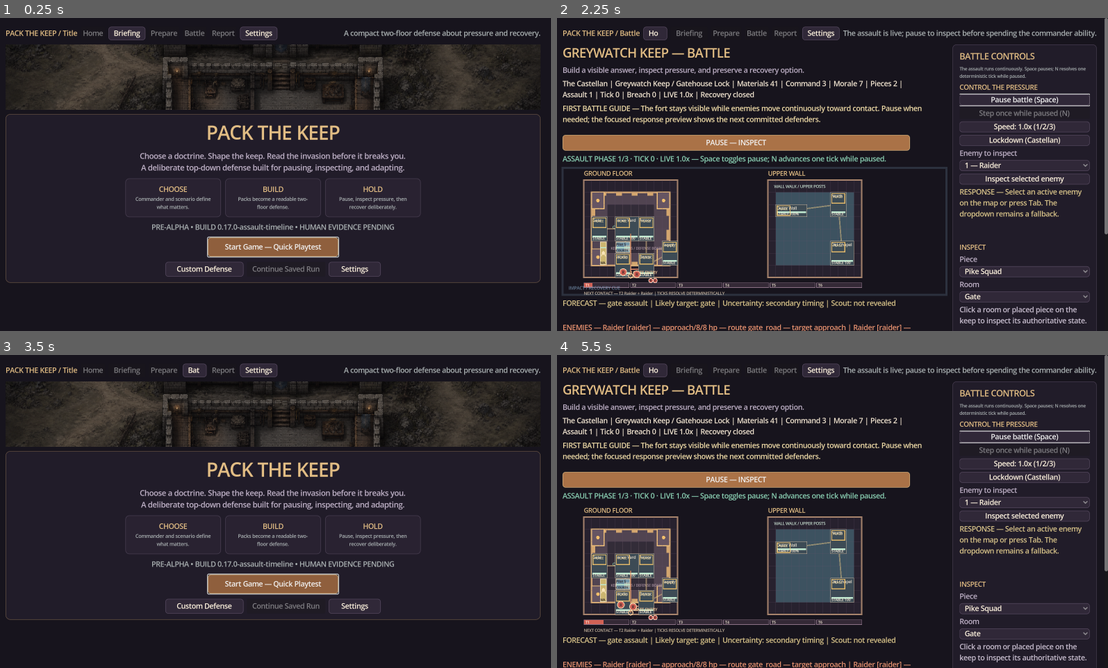
Above: before the commit, frames 1-4 (two rows, left to right).
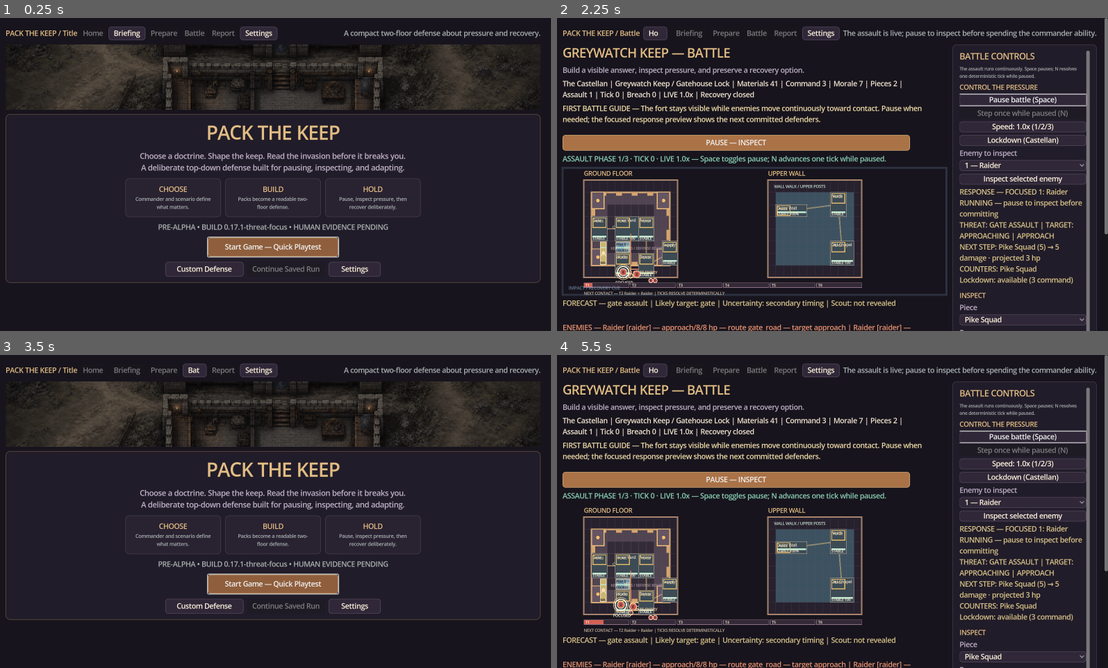
Above: after the commit, the same moments.

Repository: raphaelroshan/pack-the-keep
Game: Godot game, scene res://scenes/Main.tscn
Same seed, same stepped clock (60 frames per second), same inputs: the game is played once before the commit and once after it.
Inputs:
- Up to frame 1 (0.25 s): no input
- Up to frame 2 (2.25 s): click "Start Game — Quick Playtest" at 0.5 s; click "Enter Keep — Recommended Layo…" at 1.25 s; click "BEGIN ASSAULT — REAL TIME" at 2 s
- Up to frame 3 (3.5 s): click "Home" at 2.75 s
- Up to frame 4 (5.5 s): click "Start Game — Quick Playtest" at 3.5 s; click "Enter Keep — Recommended Layo…" at 4.25 s; click "BEGIN ASSAULT — REAL TIME" at 5 s

The runs differ from the first frame. In frame 1, 0.6% of the frame differs, in the area x 27-72%, y 65-68%; in frame 2, 4.2%; in frame 3, 0.6%; in frame 4, 4.2%, in the area x 10-97%, y 10-100%.

Commit message:
feat: keep threat inspection focused
Open live battles with an urgent threat, preserve player selection, and hand focus forward without affecting combat targeting.

Diff:
--- a/content/content_manifest.json
+++ b/content/content_manifest.json
@@ -1,7 +1,7 @@
 {
   "schema_version": 1,
   "game_id": "pack-the-keep",
-  "content_version": "0.17.0",
+  "content_version": "0.17.1",
   "p4_vertical_slice": {
     "status": "implemented",
     "scorecard": "each_resolved_wave_records_doctrine_outcome_damage_defeated_enemies_and_recovery_actions",
@@ -303,7 +303,19 @@
     "layout": "compact_footer_beneath_the_existing_two_floor_board",
     "determinism": "timeline_snapshot_and_drawing_are_read_only",
     "evidence": ["design/p19_assault_timeline.md", "docs/p19_assault_timeline_visual_verification.md", "tests/test_p2_ui.gd"],
-    "next_slice": "p19_human_pacing_and_forecast_sessions"
+    "next_slice": "p20_threat_focus_handoff"
+  },
+  "p20_threat_focus_handoff": {
+    "status": "implemented",
+    "automatic_focus": "battle_opens_with_the_highest_priority_living_threat",
+    "priority": ["contact_state", "arrival_step", "enemy_damage", "stable_index"],
+    "player_focus": "living_manual_selection_is_preserved_until_defeat",
+    "handoff": "defeated_or_invalid_focus_moves_to_the_next_priority",
+    "timeline_input": "arrival_markers_route_to_the_same_read_only_focus_state_as_map_markers",
+    "live_hud": "battle_labels_and_response_preview_refresh_after_each_automatic_tick",
+    "determinism": "focus_selection_handoff_and_timeline_clicks_do_not_change_keep_state",
+    "evidence": ["design/p20_threat_focus_handoff.md", "docs/p20_threat_focus_visual_verification.md", "tests/test_p2_ui.gd", "tests/test_p3_ui.gd"],
+    "next_slice": "p20_human_threat_comprehension_sessions"
   },
   "campaign": {
     "title": "The Bell at Dusk",
--- a/content/gameplay_framework.json
+++ b/content/gameplay_framework.json
@@ -1,7 +1,7 @@
 {
   "schema_version": 1,
   "game_id": "pack-the-keep",
-  "framework_version": "0.17.0-assault-timeline",
+  "framework_version": "0.17.1-threat-focus",
   "design_promise": "Choose a commander, open a coherent pack, arrange a readable keep, and adapt when a forecasted invasion tests the doctrine you chose.",
   "p0_alpha_foundation": {
     "status": "implemented",
@@ -338,6 +338,16 @@
     "layout": "replaces_the_existing_board_footer_progress_bar_without_adding_a_panel",
     "accessibility": "high_contrast_colors_preserve_tick_and_enemy_initial_labels",
     "non_goals": ["timeline_scrubbing", "timeline_commands", "arrival_retiming", "sub_tick_damage"]
+  },
+  "p20_threat_focus_handoff": {
+    "status": "implemented",
+    "initial_focus": "highest_priority_living_threat_on_assault_start_or_active_save_load",
+    "priority": ["already_in_contact", "earlier_arrival", "higher_damage", "stable_enemy_index"],
+    "handoff": "preserve_living_player_focus_and_replace_only_invalid_or_defeated_focus",
+    "focus_inputs": ["map_marker", "timeline_arrival_marker", "dropdown", "keyboard_or_controller_cycle"],
+    "synchronization": ["map_outline", "timeline_source", "dropdown", "inspector", "response_preview"],
+    "live_refresh": "status_metrics_feed_timeline_and_focus_refresh_after_each_resolved_tick",
+    "non_goals": ["focus_fire_command", "defender_retargeting", "command_point_cost", "simulation_mutation"]
   },
   "v090_multi_wave": {
     "status": "implemented",
--- a/content/p12_alpha_checklist.json
+++ b/content/p12_alpha_checklist.json
@@ -1,6 +1,6 @@
 {
   "schema_version": 1,
-  "build_version": "0.17.0-assault-timeline",
+  "build_version": "0.17.1-threat-focus",
   "status": "candidate",
   "checks": [
     {"id": "windows_launch", "status": "implemented", "evidence": ["tests/test_release_identity.py", "tools/run_packaged_smoke.py", ".github/workflows/ci.yml"]},
--- a/content/p16_playtest_protocol.json
+++ b/content/p16_playtest_protocol.json
@@ -1,6 +1,6 @@
 {
   "schema_version": 1,
-  "build_version": "0.17.0-assault-timeline",
+  "build_version": "0.17.1-threat-focus",
   "status": "ready_for_human_sessions",
   "release_ready": false,
   "minimum_completed_sessions": 4,
--- a/project.godot
+++ b/project.godot
@@ -6,7 +6,7 @@
 
 [application]
 config/name="Pack the Keep"
-config/version="0.17.0-assault-timeline"
+config/version="0.17.1-threat-focus"
 run/main_scene="res://scenes/Main.tscn"
 config/features=PackedStringArray("4.3", "GL Compatibility")
 boot_splash/bg_color=Color(0.045, 0.04, 0.055, 1)
--- a/src/ui/main.gd
+++ b/src/ui/main.gd
@@ -229,6 +229,7 @@
 		target_impacts = _resolved_target_impacts(target_snapshot)
 		if keep_canvas != null:
 			keep_canvas.call("show_combat_exchange", engagement_traces, target_impacts)
+		_ensure_enemy_focus()
 	if bool(result.get("resolved", false)):
 		battle_paused = true
 		_set_feedback(Color("#bfe8cf"), _outcome_cue(String(result.get("outcome", "unknown"))))
@@ -247,7 +248,9 @@
 				last_auto_pause_wave_index = keep.wave_index
 			_play_cue("warning")
 			_set_event("Accessibility auto-pause: %s resolved. Inspect the board, then resume when ready." % ("first threat step" if first_threat_step else "new breach"))
-		_refresh_ui()
+			_refresh_ui()
+		elif keep.battle_step > battle_step_before:
+			_refresh_ui()
 
 func _input(event: InputEvent) -> void:
 	if not rebind_waiting_action.is_empty() and _capture_rebind_input(event):
@@ -969,6 +972,7 @@
 	keep_canvas.connect("map_hovered", Callable(self, "_on_map_hovered"))
 	keep_canvas.connect("map_clicked", Callable(self, "_on_map_clicked"))
 	keep_canvas.connect("enemy_clicked", Callable(self, "_on_enemy_clicked"))
+	keep_canvas.connect("timeline_enemy_clicked", Callable(self, "_on_timeline_enemy_clicked"))
 	left.add_child(keep_canvas)
 
 	forecast_label = Label.new()
@@ -2093,22 +2097,63 @@
 			indices.append(index)
 	return indices
 
+func _priority_enemy_index() -> int:
+	var best_index: int = -1
+	for index in _active_enemy_indices():
+		if best_index < 0:
+			best_index = index
+			continue
+		var candidate: Dictionary = keep.enemies[index]
+		var selected: Dictionary = keep.enemies[best_index]
+		var candidate_arrival: int = int(candidate.get("arrival_step", 1))
+		var selected_arrival: int = int(selected.get("arrival_step", 1))
+		var candidate_contact: bool = keep.battle_step >= candidate_arrival
+		var selected_contact: bool = keep.battle_step >= selected_arrival
+		if candidate_contact != selected_contact:
+			if candidate_contact:
+				best_index = index
+			continue
+		if candidate_arrival != selected_arrival:
+			if candidate_arrival < selected_arrival:
+				best_index = index
+			continue
+		var candidate_id: String = String(candidate.get("enemy_id", ""))
+		var selected_id: String = String(selected.get("enemy_id", ""))
+		var candidate_damage: int = int(keep.enemy_definition(candidate_id).get("damage", 0))
+		var selected_damage: int = int(keep.enemy_definition(selected_id).get("damage", 0))
+		if candidate_damage > selected_damage:
+			best_index = index
+	return best_index
+
+func _apply_enemy_focus(index: int) -> bool:
+	if index < 0 or index >= keep.enemies.size() or bool(keep.enemies[index].get("defeated", false)):
+		return false
+	focused_enemy_index = index
+	inspected_text = _format_inspection(keep.inspect_enemy(index))
+	if keep_canvas != null:
+		keep_canvas.call("set_focus", focused_enemy_index)
+	return true
+
+func _ensure_enemy_focus() -> bool:
+	if focused_enemy_index >= 0 and focused_enemy_index < keep.enemies.size() and not bool(keep.enemies[focused_enemy_index].get("defeated", false)):
+		return false
+	return _apply_enemy_focus(_priority_enemy_index())
+
 func _select_enemy_focus(index: int, source: String) -> void:
-	if index < 0 or index >= keep.enemies.size() or bool(keep.enemies[index].get("defeated", false)):
-		return
-	focused_enemy_index = index
-	var inspection: Dictionary = keep.inspect_enemy(index)
-	inspected_text = _format_inspection(inspection)
+	if not _apply_enemy_focus(index):
+		return
 	for option_index in range(enemy_option.item_count):
 		if int(enemy_option.get_item_metadata(option_index)) == index:
 			enemy_option.select(option_index)
 			break
 	_set_event("Enemy %d focused via %s. Pause and choose the response." % [index + 1, source])
-	keep_canvas.call("set_focus", focused_enemy_index)
 	_refresh_ui()
 
 func _on_enemy_clicked(index: int) -> void:
 	_select_enemy_focus(index, "map click")
+
+func _on_timeline_enemy_clicked(index: int) -> void:
+	_select_enemy_focus(index, "timeline marker")
 
 func _cycle_enemy_focus(direction: int) -> void:
 	var active: Array[int] = _active_enemy_indices()
@@ -2271,6 +2316,8 @@
 	if bool(result.get("ok", false)):
 		battle_paused = false
 		last_log_size = keep.battle_report.size()
+		focused_enemy_index = -1
+		_ensure_enemy_focus()
 		_set_screen("battle")
 		_set_event("Assault underway at %.1fx. Press Space to pause and inspect; N advances one tick while paused." % _battle_speed())
 		_refresh_ui()
@@ -2304,6 +2351,7 @@
 			battle_paused = false
 			focused_enemy_index = -1
 			last_log_size = 0
+			_ensure_enemy_focus()
 			_set_screen("battle")
 			_set_event("The recovery lull ends and assault phase %d begins in real time." % keep.wave_index)
 			_refresh_ui()
@@ -2317,6 +2365,8 @@
 	var target_impacts: Array[Dictionary] = _resolved_target_impacts(target_snapshot) if bool(result.get("ok", false)) else []
 	if bool(result.get("ok", false)) and keep_canvas != null:
 		keep_canvas.call("show_combat_exchange", engagement_traces, target_impacts)
+	if bool(result.get("ok", false)):
+		_ensure_enemy_focus()
 	if not bool(result.get("ok", false)):
 		_set_event("Battle blocked: %s." % String(result.get("reason", "unknown")))
 		_play_cue("error")
@@ -2488,6 +2538,7 @@
 	setup_confirmed = keep.scenario_active
 	if keep.wave_active:
 		battle_paused = false
+		_ensure_enemy_focus()
 		_set_screen("battle")
 	elif keep.repair_interval_active or not keep.wave_history.is_empty():
 		_set_screen("results")
@@ -2661,6 +2712,8 @@
 		var enemy_id: String = String(keep.enemies[enemy_index].get("enemy_id", ""))
 		enemy_option.add_item("%d — %s" % [enemy_index + 1, String(keep.enemy_definition(enemy_id).get("name", enemy_id))])
 		enemy_option.set_item_metadata(enemy_option.item_count - 1, enemy_index)
+		if enemy_index == focused_enemy_index:
+			enemy_option.select(enemy_option.item_count - 1)
 	inspector_label.text = inspected_text
 	if placement_mode:
 		var selected_id: String = _selected_id(piece_option)
@@ -2735,6 +2788,7 @@
 	signal map_hovered(floor: String, cell: Vector2i)
 	signal map_clicked(floor: String, cell: Vector2i)
 	signal enemy_clicked(index: int)
+	signal timeline_enemy_clicked(index: int)
 	var keep: PackKeepState
 	const CELL_X := 18.0
 	const CELL_Y := 28.0
@@ -2956,6 +3010,31 @@
 				best_distance = distance
 		return best_index
 
+	func _timeline_layout() -> Dictionary:
+		var left: float = MAP_ORIGIN.x
+		var right: float = UPPER_ORIGIN.x + MAP_SIZE.x
+		var top: float = MAP_ORIGIN.y + MAP_SIZE.y + 12.0
+		var gap: float = 3.0
+		return {"left": left, "right": right, "top": top, "gap": gap, "segment_width": (right - left - gap * float(ASSAULT_TICK_COUNT - 1)) / float(ASSAULT_TICK_COUNT)}
+
+	func _timeline_marker_origin(tick_number: int, marker_index: int, marker_count: int) -> Vector2:
+		var layout: Dictionary = _timeline_layout()
+		var segment_width: float = float(layout.segment_width)
+		var segment_left: float = float(layout.left) + float(tick_number - 1) * (segment_width + float(layout.gap))
+		return Vector2(segment_left + segment_width * 0.5 + (float(marker_index) - float(marker_count - 1) * 0.5) * 10.0, float(layout.top) - 5.0)
+
+	func _timeline_enemy_hit(position: Vector2) -> int:
+		if keep == null or not keep.wave_active:
+			return -1
+		var board_position: Vector2 = _view_to_board(position)
+		var timeline: Dictionary = assault_timeline_snapshot()
+		for tick_number in range(1, ASSAULT_TICK_COUNT + 1):
+			var arrival_rows: Array = timeline.get("arrivals", {}).get(str(tick_number), [])
+			for marker_index in range(arrival_rows.size()):
+				if board_position.distance_to(_timeline_marker_origin(tick_number, marker_index, arrival_rows.size())) <= 9.0:
+					return int(arrival_rows[marker_index].get("index", -1))
+		return -1
+
 	func _map_hit(position: Vector2) -> Dictionary:
 		position = _view_to_board(position)
 		var hit_floor: String = ""
@@ -2979,6 +3058,10 @@
 			var enemy_index: int = _enemy_hit(event.position)
 			if enemy_index >= 0:
 				emit_signal("enemy_clicked", enemy_index)
+				return
+			var timeline_enemy_index: int = _timeline_enemy_hit(event.position)
+			if timeline_enemy_index >= 0:
+				emit_signal("timeline_enemy_clicked", timeline_enemy_index)
 				return
 			var hit: Dictionary = _map_hit(event.position)
 			if not String(hit.get("floor", "")).is_empty():
@@ -3294,11 +3377,12 @@
 		if keep == null or not keep.wave_active:
 			return
 		var timeline: Dictionary = assault_timeline_snapshot()
-		var left: float = MAP_ORIGIN.x
-		var right: float = UPPER_ORIGIN.x + MAP_SIZE.x
-		var top: float = MAP_ORIGIN.y + MAP_SIZE.y + 12.0
-		var gap: float = 3.0
-		var segment_width: float = (right - left - gap * float(ASSAULT_TICK_COUNT - 1)) / float(ASSAULT_TICK_COUNT)
+		var layout: Dictionary = _timeline_layout()
+		var left: float = float(layout.left)
+		var right: float = float(layout.right)
+		var top: float = float(layout.top)
+		var gap: float = float(layout.gap)
+		var segment_width: float = float(layout.segment_width)
 		var resolved_ticks: int = int(timeline.get("resolved_ticks", 0))
 		var fractional_tick: float = float(timeline.get("fractional_tick", 0.0))
 		var completed_color: Color = Color("#77c7a0") if high_contrast_mode else Color("#4f9278")
@@ -3317,8 +3401,7 @@
 			for marker_index in range(arrival_rows.size()):
 				var marker: Dictionary = arrival_rows[marker_index]
 				var enemy_id: String = String(marker.get("enemy_id", ""))
-				var marker_x: float = segment.get_center().x + (float(marker_index) - float(arrival_rows.size() - 1) * 0.5) * 10.0
-				var marker_origin: Vector2 = Vector2(marker_x, top - 5.0)
+				var marker_origin: Vector2 = _timeline_marker_origin(tick_number, marker_index, arrival_rows.size())
 				draw_circle(marker_origin, 5.0, _enemy_marker_color(enemy_id))
 				draw_circle(marker_origin, 5.0, Color("#fff4df"), false, 1.0)
 				draw_string(ThemeDB.fallback_font, marker_origin + Vector2(-2.5, 2.8), _enemy_marker_initial(enemy_id), HORIZONTAL_ALIGNMENT_LEFT, -1, 7, Color("#211a24"))
--- a/tests/test_p2_ui.gd
+++ b/tests/test_p2_ui.gd
@@ -25,6 +25,10 @@
 		failures.append("start wave did not activate the invasion")
 	if ui.battle_paused:
 		failures.append("new invasion should begin in real-time playback")
+	if ui.focused_enemy_index != ui._priority_enemy_index() or ui.focused_enemy_index < 0 or not String(ui.response_preview_label.text).contains("FOCUSED"):
+		failures.append("live battle did not begin with the highest-priority threat and a populated response preview")
+	if ui.enemy_option.selected < 0 or int(ui.enemy_option.get_item_metadata(ui.enemy_option.selected)) != ui.focused_enemy_index:
+		failures.append("automatic threat focus did not synchronize the enemy dropdown")
 	var serialized_before_timeline: String = JSON.stringify(ui.keep.serialize())
 	var timeline_before: Dictionary = ui.keep_canvas.assault_timeline_snapshot()
 	var arrival_marker_count: int = 0
@@ -34,6 +38,34 @@
 		failures.append("assault timeline did not expose six ticks, stable active-enemy arrivals, and the next contact")
 	if JSON.stringify(ui.keep.serialize()) != serialized_before_timeline:
 		failures.append("assault timeline inspection mutated authoritative state")
+	var first_arrival_key: String = str(int(timeline_before.get("next_arrival_step", 1)))
+	var first_arrival_rows: Array = timeline_before.get("arrivals", {}).get(first_arrival_key, [])
+	if not first_arrival_rows.is_empty():
+		var marker_board: Vector2 = ui.keep_canvas._timeline_marker_origin(int(first_arrival_key), 0, first_arrival_rows.size())
+		var marker_view: Vector2 = ui.keep_canvas._board_offset() + marker_board * ui.keep_canvas._board_scale()
+		var marker_enemy_index: int = int(first_arrival_rows[0].get("index", -1))
+		if ui.keep_canvas._timeline_enemy_hit(marker_view) != marker_enemy_index:
+			failures.append("timeline arrival marker hit testing did not resolve the matching enemy")
+		var timeline_click: InputEventMouseButton = InputEventMouseButton.new()
+		timeline_click.button_index = MOUSE_BUTTON_LEFT
+		timeline_click.pressed = true
+		timeline_click.position = marker_view
+		ui.keep_canvas._gui_input(timeline_click)
+		if ui.focused_enemy_index != marker_enemy_index or not String(ui.event_label.text).contains("timeline marker"):
+			failures.append("timeline arrival click did not route through the dedicated focus source")
+	var focus_state_before: String = JSON.stringify(ui.keep.serialize())
+	if ui.keep.enemies.size() > 1:
+		ui._on_enemy_clicked(1)
+		ui._ensure_enemy_focus()
+		if ui.focused_enemy_index != 1:
+			failures.append("automatic focus replaced a living player-selected threat")
+		ui.keep.enemies[1].defeated = true
+		ui._ensure_enemy_focus()
+		if ui.focused_enemy_index != 0:
+			failures.append("defeated threat did not hand focus to the next deterministic priority")
+		ui.keep.enemies[1].defeated = false
+	if JSON.stringify(ui.keep.serialize()) != focus_state_before:
+		failures.append("threat focus selection or handoff mutated authoritative state")
 	var moving_origin: Vector2 = ui.keep_canvas._enemy_origin(0)
 	ui._process(0.25)
 	if ui.keep.battle_step != 0 or ui.keep_canvas._enemy_origin(0) == moving_origin:
@@ -52,6 +84,9 @@
 	var preview_traces: Array[Dictionary] = ui._next_engagement_traces()
 	if preview_traces.is_empty() or String(preview_traces[0].get("style", "")) != "melee":
 		failures.append("engagement traces did not retain the defender's data-driven combat style")
+	ui._process(0.8)
+	if ui.keep.battle_step != 1 or not String(ui.status_label.text).contains("Tick 1"):
+		failures.append("live UI did not refresh status after an automatic deterministic tick")
 	var space_event: InputEventKey = InputEventKey.new()
 	space_event.physical_keycode = 32
 	space_event.pressed = true
--- a/tests/test_p3_ui.gd
+++ b/tests/test_p3_ui.gd
@@ -17,13 +17,12 @@
 		failures.append("P3 setup could not start a valid invasion")
 
 	var before_focus: Dictionary = ui.keep.summary()
-	ui._cycle_enemy_focus(1)
 	if ui.focused_enemy_index != 0:
-		failures.append("forward focus did not select the first active enemy")
+		failures.append("battle start did not automatically focus the first priority enemy")
 	if not ui.response_preview_label.text.contains("FOCUSED 1"):
-		failures.append("response preview did not expose the selected enemy")
+		failures.append("response preview did not expose the automatically focused enemy")
 	if ui.enemy_option.selected < 0 or int(ui.enemy_option.get_item_metadata(ui.enemy_option.selected)) != 0:
-		failures.append("map/focus selection did not synchronize the enemy fallback dropdown")
+		failures.append("automatic focus did not synchronize the enemy fallback dropdown")
 
 	var marker_position: Vector2 = ui.keep_canvas._enemy_origin(0)
 	if ui.keep_canvas._enemy_hit(marker_position) != 0:
--- a/tools/ci_manifest.json
+++ b/tools/ci_manifest.json
@@ -1,7 +1,7 @@
 {
   "slug": "pack-the-keep",
   "display_name": "Pack the Keep",
-  "build_version": "0.17.0-assault-timeline",
+  "build_version": "0.17.1-threat-focus",
   "godot_test": "res://tests/test_keep_state.gd",
   "primary_repo": "raphaelroshan/pack-the-keep",
   "release_platforms": ["steam", "epic-games-store"],
Not shown, changed: README.md
Not shown, added: design/p20_threat_focus_handoff.md
Not shown, changed: docs/agent_feeding_guide.md
Not shown, changed: docs/agent_handoff_roadmap.md
Not shown, changed: docs/decision_log.md
Not shown, changed: docs/internal_test_release.md
Not shown, added: docs/p20_threat_focus_visual_verification.md
